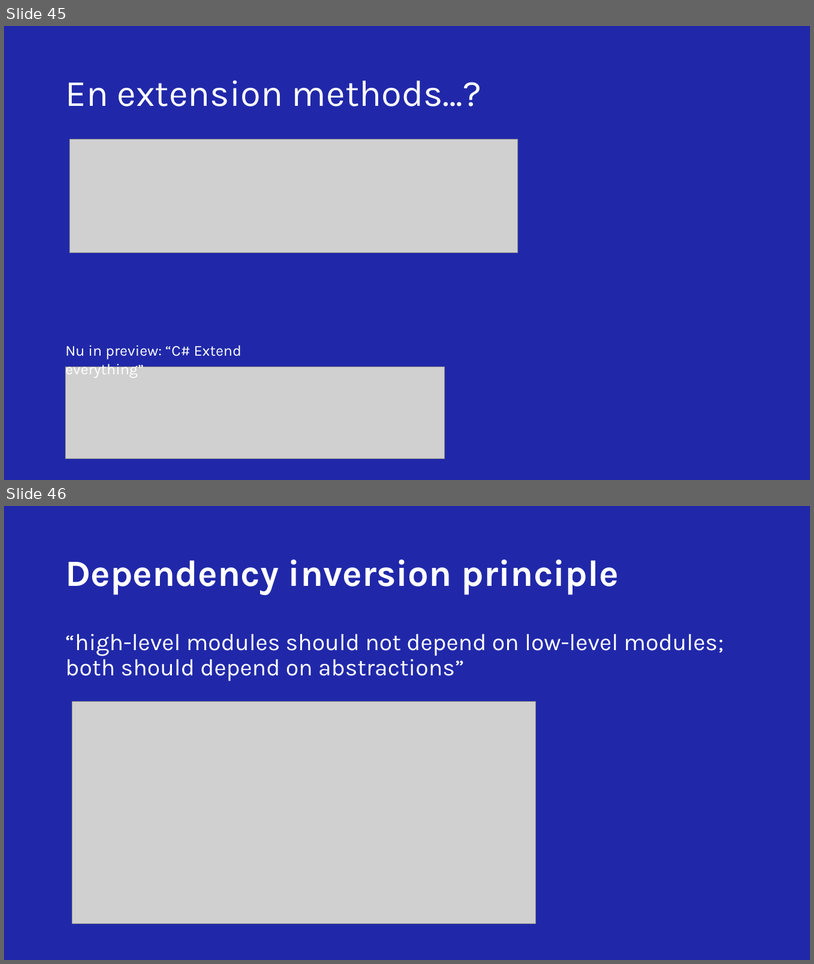
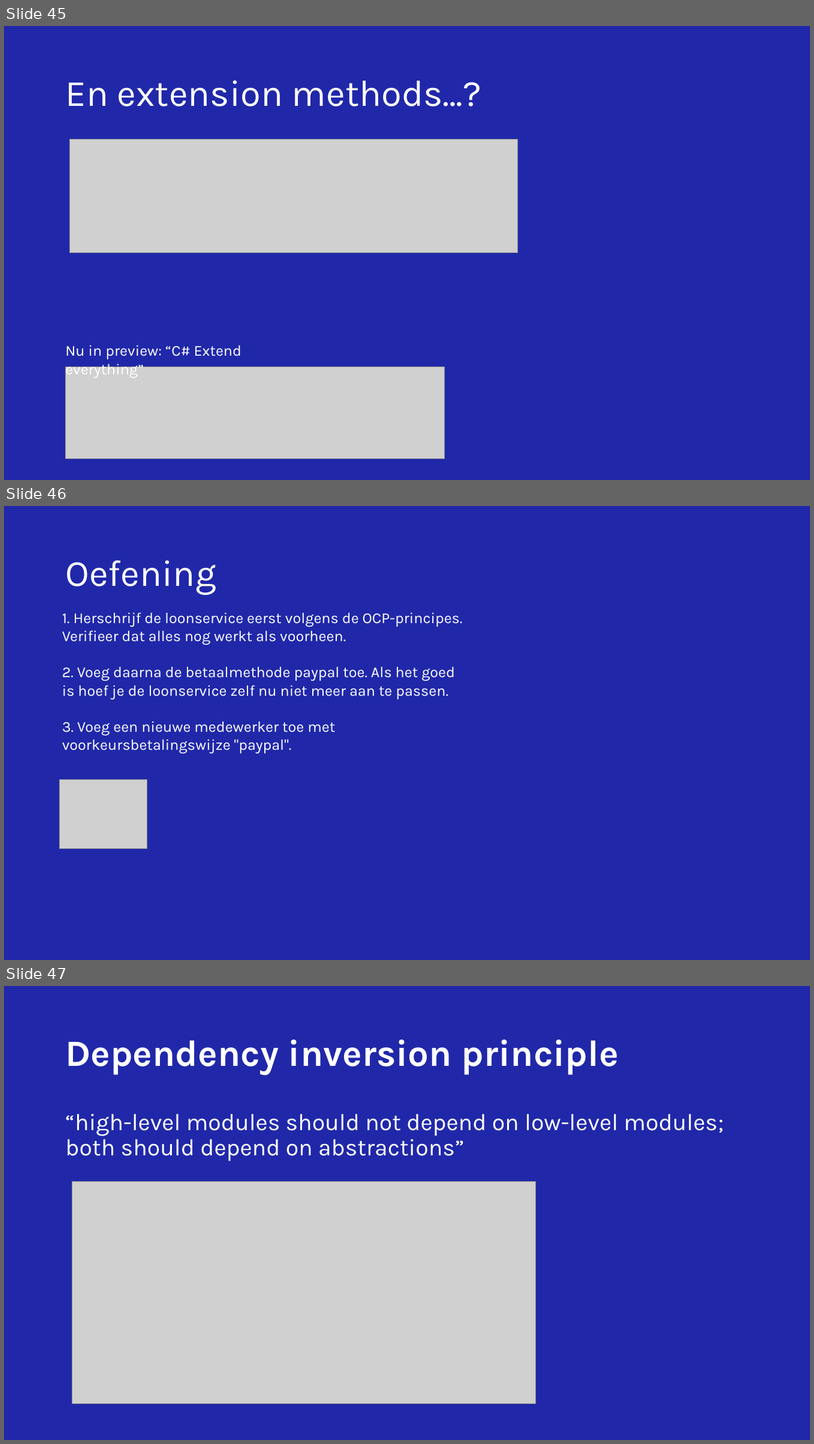
Before and after one commit to NickDekker/SOLID-GRASP, a slide deck: Presentatie/SOLID-Grasp-training.pptx. Shown one above the other, each under a label of ours: slides 45 and 46 before the commit, slides 45, 46 and 47 after it. The pictures are 814x964 and 814x1444 pixels, drawn with LibreOffice and Linux fonts; fonts in the diff are those of the drawing; grey boxes stand for pictures; background and template pictures are left out. Boxes give left, top, right and bottom in pixels: in the first picture for what was removed or moved away, otherwise in the second. Text is boxed around its words. In the diff, an @@ line names an element or a change of style, - is before the commit and + after.

```diff
--- a/Presentatie/SOLID-Grasp-training.pptx
+++ b/Presentatie/SOLID-Grasp-training.pptx
@@ slide 46 added at box(4, 506, 810, 960), background #2028A9 @@
@@ title added at box(65, 560, 216, 595), 44 pt, text #FFFFFF @@
+Oefening
@@ text added at box(62, 612, 463, 753), 18 pt, text #FFFFFF @@
+1. Herschrijf de loonservice eerst volgens de OCP-principes. Verifieer dat alles nog werkt als voorheen.
+2. Voeg daarna de betaalmethode paypal toe. Als het goed is hoef je de loonservice zelf nu niet meer aan te passen.
+3. Voeg een nieuwe medewerker toe met voorkeursbetalingswijze "paypal".
@@ picture added at box(60, 780, 147, 849) @@
@@ what was slide 46 is now slide 47 @@
```
Also in this commit, not shown: 5 slides changed, 6 other slides added, 4 slides removed.
